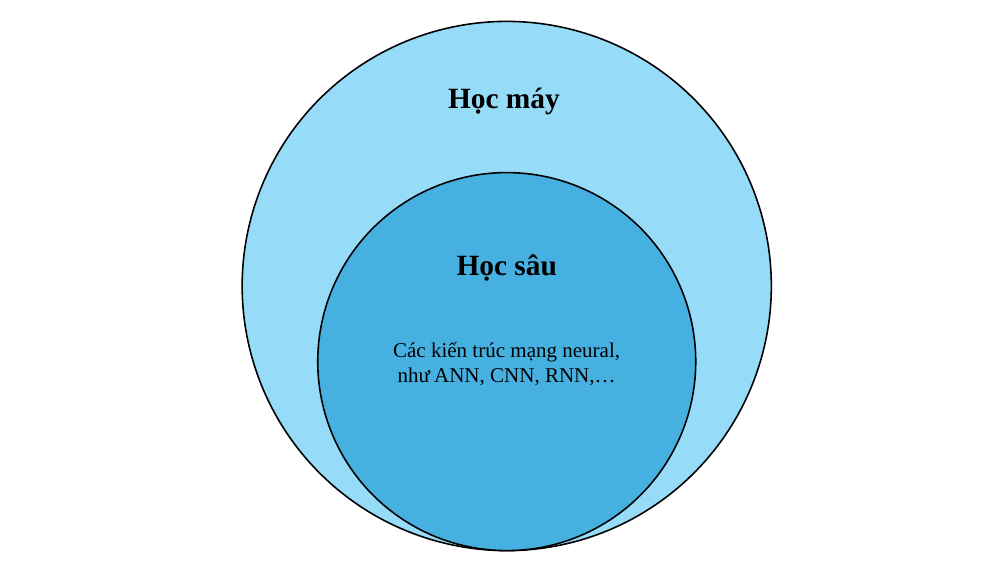
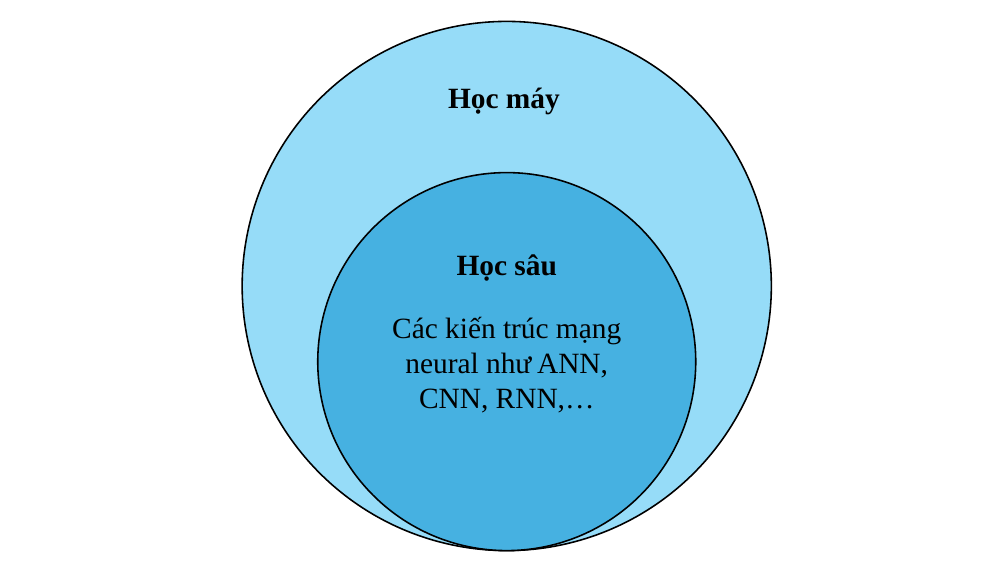
Before and after one commit to ngovanuc/Vietnamese_History_Chatbot, a slide deck: slide 7 of documents/hinh_ve_trong_cao_cao_do_an.pptx. Drawn at 1008x567 pixels with LibreOffice and Linux fonts; fonts in the diff are those of the drawing. Boxes give left, top, right and bottom in pixels: in the first picture for what was removed or moved away, otherwise in the second. Text is boxed around its words. In the diff, an @@ line names an element or a change of style, - is before the commit and + after.

```diff
--- a/documents/hinh_ve_trong_cao_cao_do_an.pptx
+++ b/documents/hinh_ve_trong_cao_cao_do_an.pptx
@@ text in ellipse at [392,316,621,413]: text changed; size 20 to 28 pt @@
-Các kiến trúc mạng neural, như ANN, CNN, RNN,…
+Các kiến trúc mạng neural như ANN, CNN, RNN,…
```
Also in this commit, not shown: 4 other slides changed, 1 other file.
